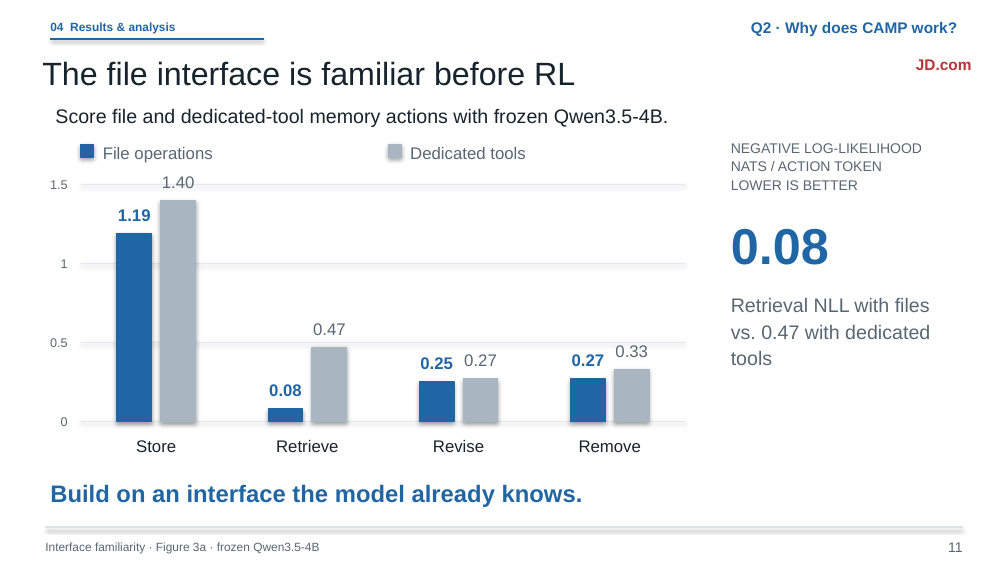
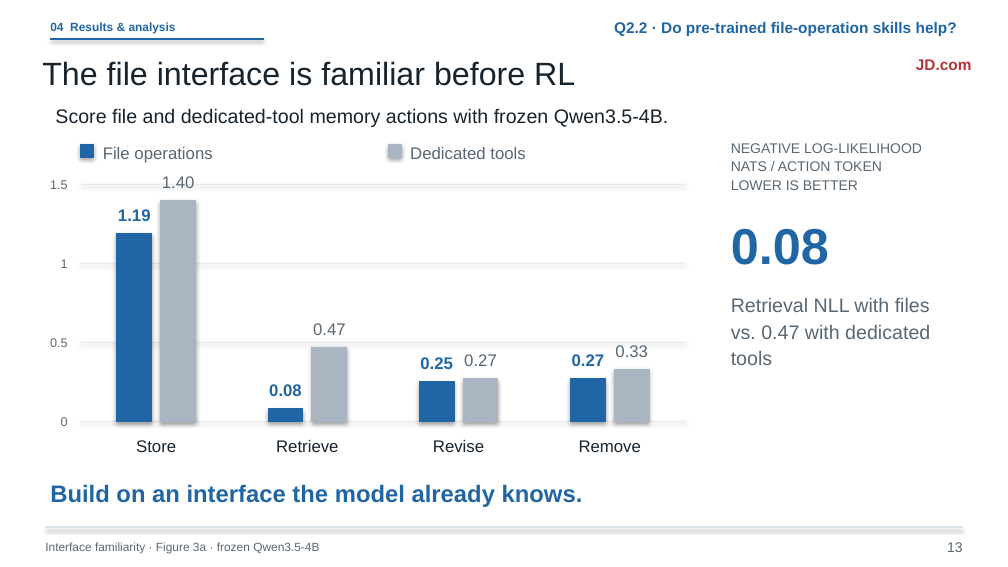
Before and after one commit to liruiluo/agentmemorygym, a slide deck: slide 13 of assets/slides/coding-agent-memory-post-training-slides.pptx (slide 11 before the commit). Drawn at 1008x567 pixels with LibreOffice and Linux fonts; fonts in the diff are those of the drawing. Boxes give left, top, right and bottom in pixels: in the first picture for what was removed or moved away, otherwise in the second. Text is boxed around its words. In the diff, an @@ line names an element or a change of style, - is before the commit and + after.

```diff
--- a/assets/slides/coding-agent-memory-post-training-slides.pptx
+++ b/assets/slides/coding-agent-memory-post-training-slides.pptx
@@ text at (614,22,957,37): text changed @@
-Q2 · Why does CAMP work?
+Q2.2 · Do pre-trained file-operation skills help?
@@ text at (947,542,963,552): text changed @@
-11
+13
```
Also in this commit, not shown: 3 other slides changed, 9 other files.
